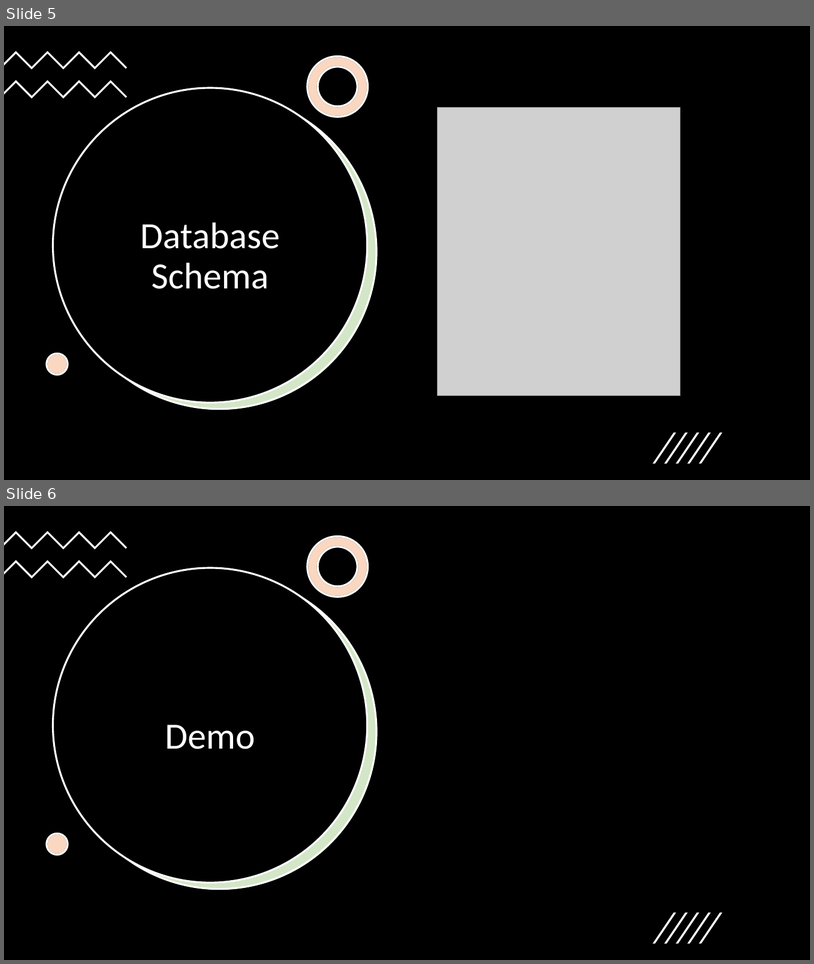
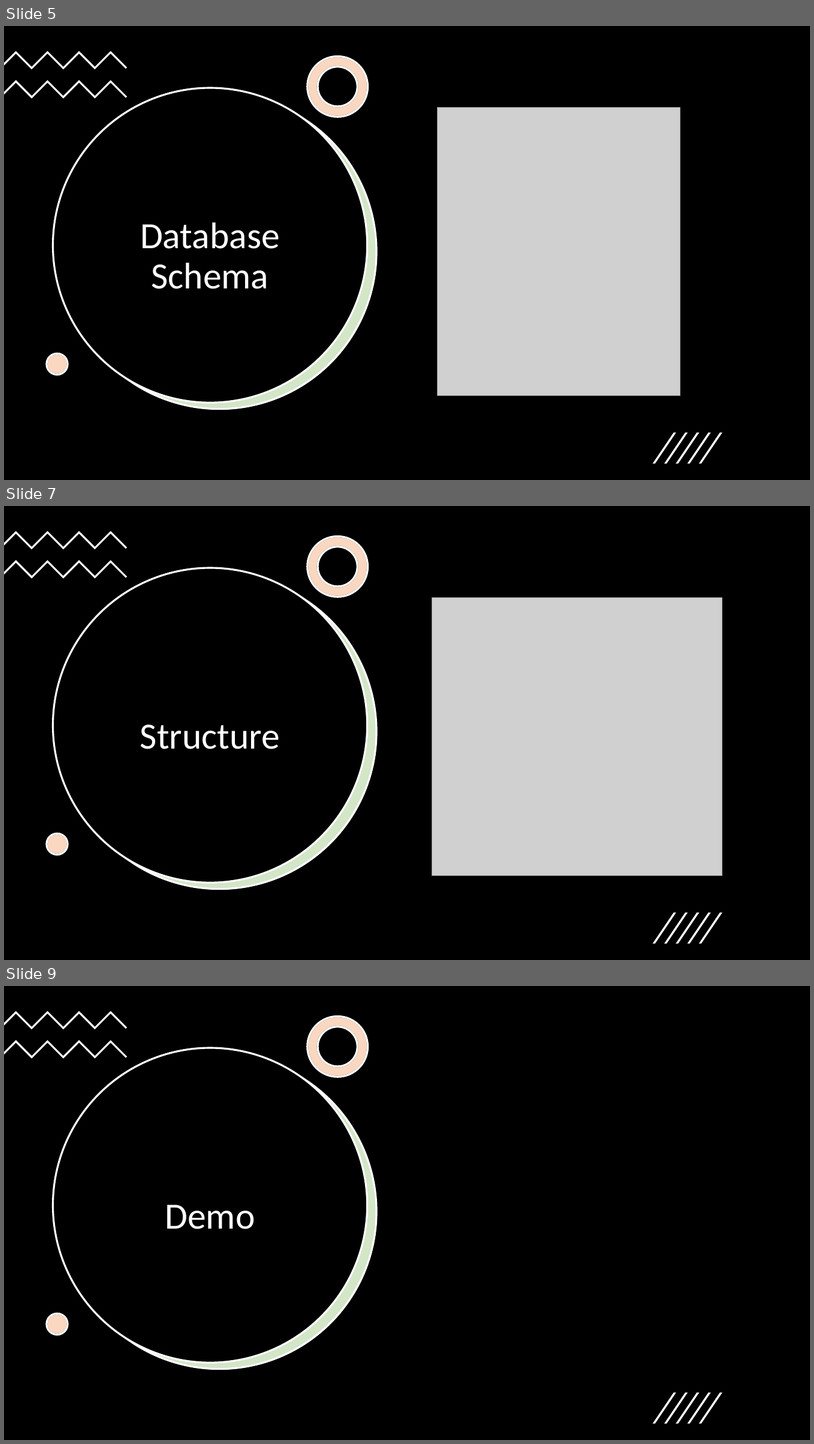
Before and after one commit to dhavalsharma97/HousePricePrediction, a slide deck: AI-Powered Home Trade System.pptx. Shown one above the other, each under a label of ours: slides 5 and 6 before the commit, slides 5, 7 and 9 after it; the slides between them are not shown. The pictures are 814x964 and 814x1444 pixels, drawn with LibreOffice and Linux fonts; fonts in the diff are those of the drawing; grey boxes stand for pictures. Boxes give left, top, right and bottom in pixels: in the first picture for what was removed or moved away, otherwise in the second. Text is boxed around its words. In the diff, an @@ line names an element or a change of style, - is before the commit and + after.

```diff
--- a/AI-Powered Home Trade System.pptx
+++ b/AI-Powered Home Trade System.pptx
@@ slide 7 added at [4,506,810,960], background #FFFFFF @@
@@ rectangle added at [4,506,810,960], fill #000000 @@
@@ freeform shape added at [4,531,128,549], fill #FFFFFF @@
@@ freeform shape added at [308,536,368,597], fill #FFFFFF, outline #000000 2.25 pt @@
@@ freeform shape added at [308,536,368,597], fill #ED7D31 at 30% opacity, outline #FFFFFF 2.25 pt @@
@@ freeform shape added at [4,560,128,578], fill #FFFFFF @@
@@ ellipse added at [53,568,368,882], fill #000000, outline #FFFFFF 2.25 pt @@
@@ ellipse added at [62,574,377,889], fill #70AD47 at 30% opacity, outline #FFFFFF 2.25 pt @@
@@ ellipse added at [63,575,377,889], fill #FFFFFF @@
@@ picture added at [432,597,723,875] @@
@@ title added at [140,724,280,749], 44 pt, text #FFFFFF @@
+Structure
@@ ellipse added at [47,833,68,855], fill #FFFFFF, outline #000000 2.25 pt @@
@@ ellipse added at [47,833,68,855], fill #ED7D31 at 30% opacity, outline #FFFFFF 2.25 pt @@
@@ group added at [653,912,723,943]: 5 freeform shapes @@
@@ what was slide 6 is now slide 9 @@
```
Also in this commit, not shown: 2 other slides added, 18 other files.
